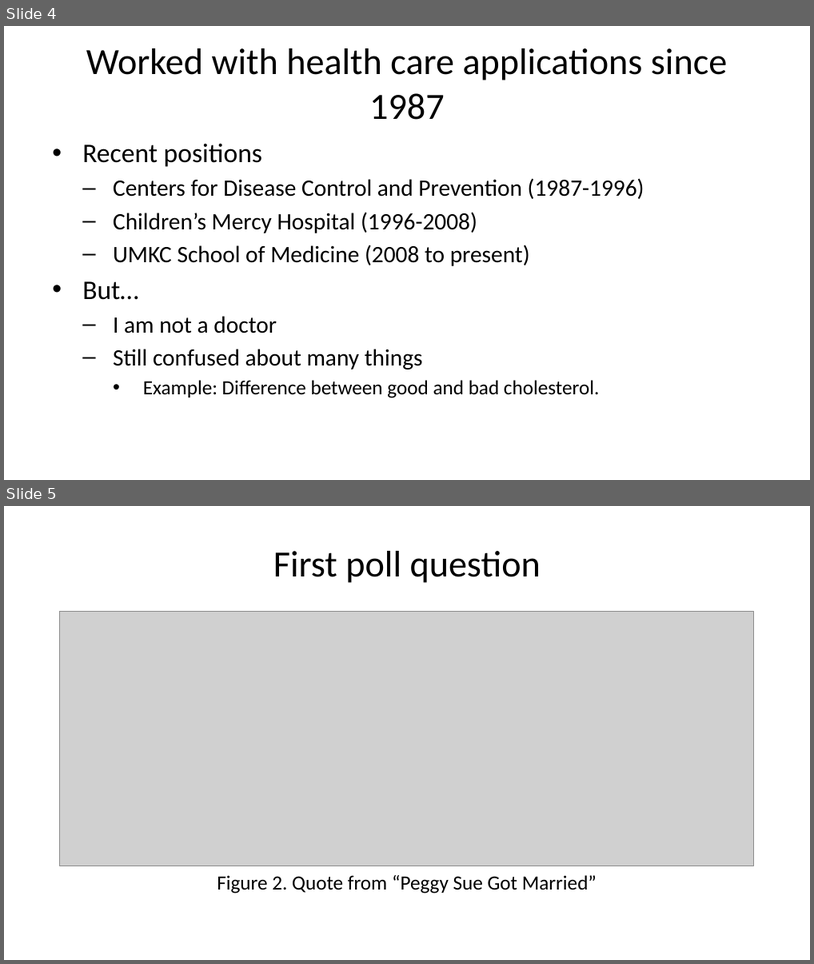
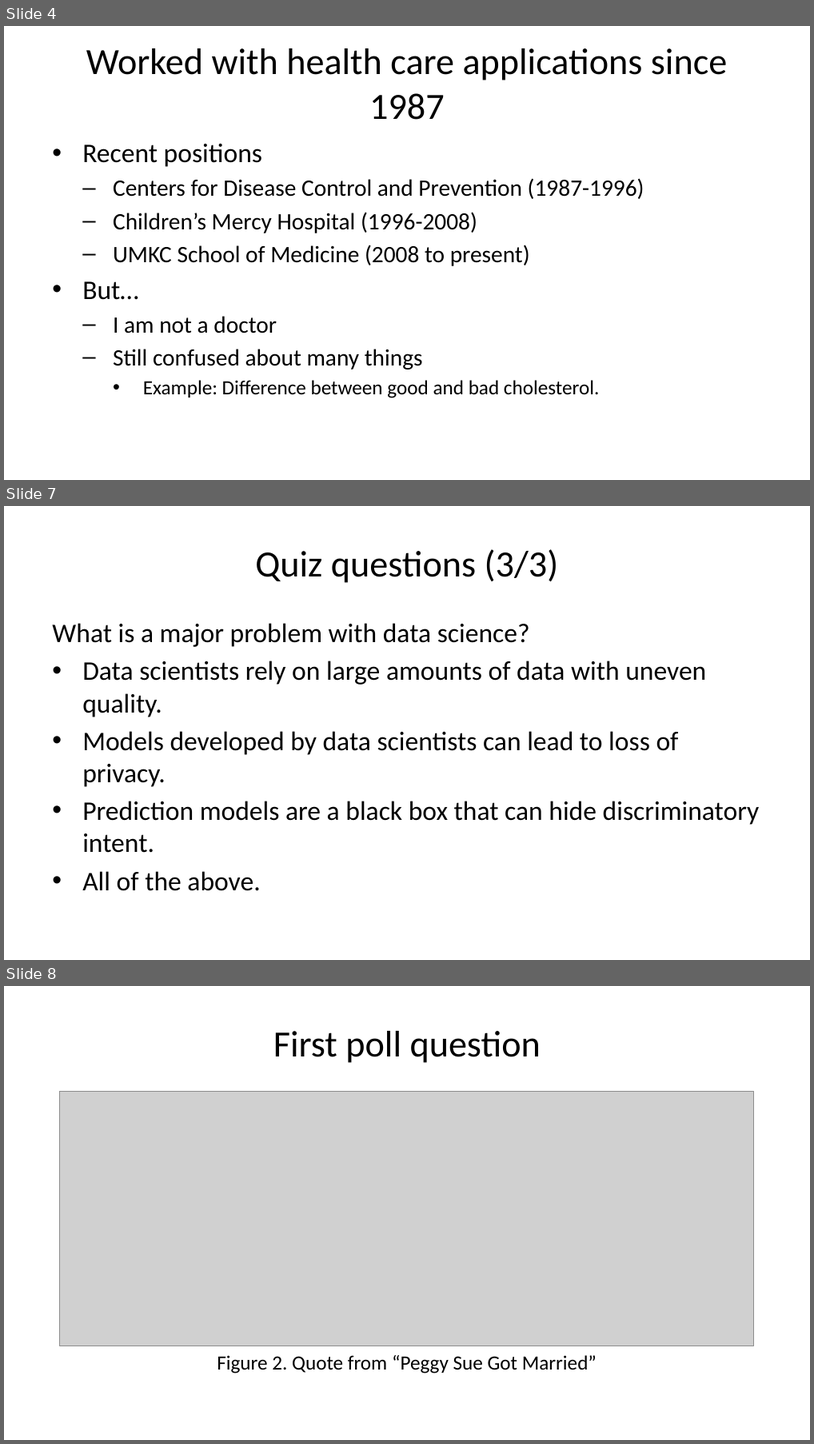
Before and after one commit to pmean/papers-and-presentations, a slide deck: dark-side/2022-talk.pptx. Shown one above the other, each under a label of ours: slides 4 and 5 before the commit, slides 4, 7 and 8 after it; the slides between them are not shown. The pictures are 814x964 and 814x1444 pixels, drawn with LibreOffice and Linux fonts; fonts in the diff are those of the drawing; grey boxes stand for pictures. Boxes give left, top, right and bottom in pixels: in the first picture for what was removed or moved away, otherwise in the second. Text is boxed around its words. In the diff, an @@ line names an element or a change of style, - is before the commit and + after.

Commit message:
Addded quiz questions to dark side talk

```diff
--- a/dark-side/2022-talk.pptx
+++ b/dark-side/2022-talk.pptx
@@ slide 7 added at [4, 506, 810, 960], background #FFFFFF @@
@@ title added at [255, 549, 559, 583], 33 pt, text #000000 @@
+Quiz questions (3/3)
@@ text added at [52, 623, 760, 891], 24 pt, text #000000 @@
+What is a major problem with data science?
+• Data scientists rely on large amounts of data with uneven quality.
+• Models developed by data scientists can lead to loss of privacy.
+• Prediction models are a black box that can hide discriminatory intent.
+• All of the above.
@@ what was slide 5 is now slide 8 @@
```
Also in this commit, not shown: 1 slide changed, 2 other slides added, 1 other file.
